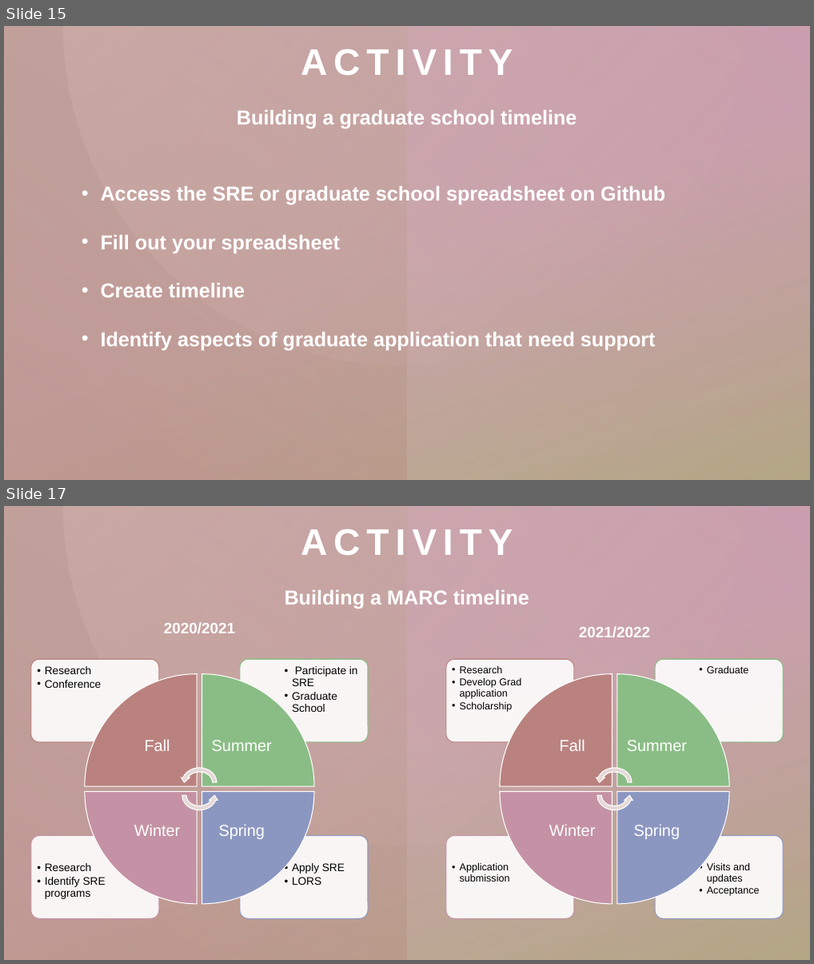
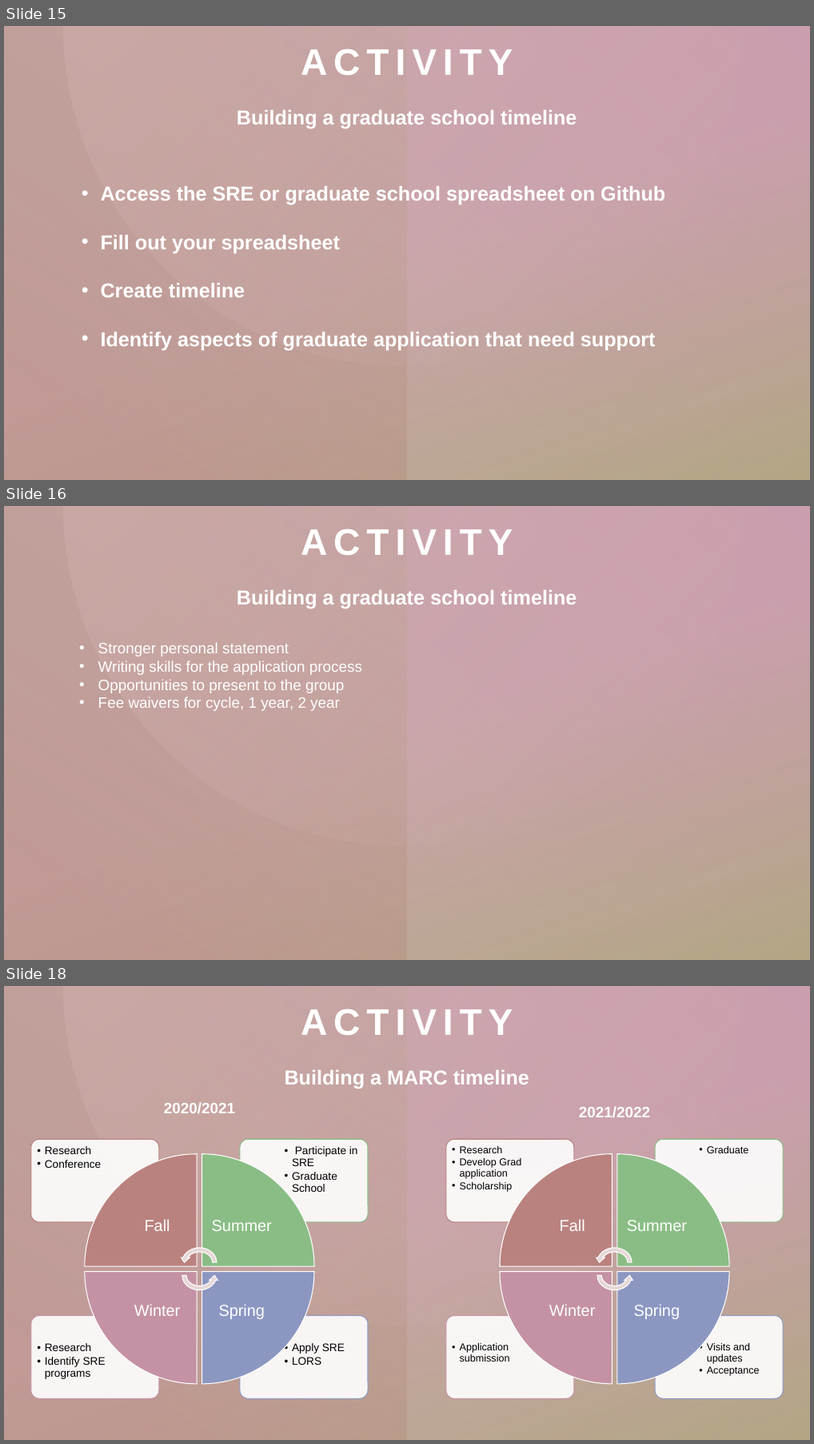
Before and after one commit to madmolecularman/MARC_Fall_2020, a slide deck: resources/gradschool/grad_school_session.pptx. Shown one above the other, each under a label of ours: slides 15 and 17 before the commit, slides 15, 16 and 18 after it; the slides between them are not shown. The pictures are 814x964 and 814x1444 pixels, drawn with LibreOffice and Linux fonts; fonts in the diff are those of the drawing. Boxes give left, top, right and bottom in pixels: in the first picture for what was removed or moved away, otherwise in the second. Text is boxed around its words. In the diff, an @@ line names an element or a change of style, - is before the commit and + after.

```diff
--- a/resources/gradschool/grad_school_session.pptx
+++ b/resources/gradschool/grad_school_session.pptx
@@ slide 16 added at [4, 506, 810, 960], background #FFFFFF; not listed: 2 template elements that a slide beside it also shows @@
@@ rectangle added at [4, 506, 810, 960], fill #FFFFFF @@
@@ rectangle added at [4, 506, 810, 960], fill gradient #C492A4 to #CBC7AB @@
@@ rectangle added at [4, 506, 810, 960], fill gradient #C492A4 to #A9A273 @@
@@ rectangle added at [4, 506, 407, 960], fill gradient #A9A273 to #BA827F @@
@@ freeform shape added at [62, 506, 741, 844], fill gradient #D6B4B2 @@
@@ title added at [301, 529, 513, 555], 44 pt, text #FFFFFF, bold @@
+ACTIVITY
@@ text added at [237, 590, 577, 608], 24 pt, text #FFFFFF, bold @@
+Building a graduate school timeline
@@ text added at [98, 642, 362, 711], 18 pt, text #FFFFFF @@
+• Stronger personal statement
+• Writing skills for the application process
+• Opportunities to present to the group
+• Fee waivers for cycle, 1 year, 2 year
@@ rectangle added at [4, 929, 810, 960], fill gradient #BA827F to #C492A4 @@
@@ rectangle added at [271, 929, 810, 960], fill gradient #CBC7AB to #A9A273 @@
@@ what was slide 17 is now slide 18 @@
```
Also in this commit, not shown: 8 slides changed.
